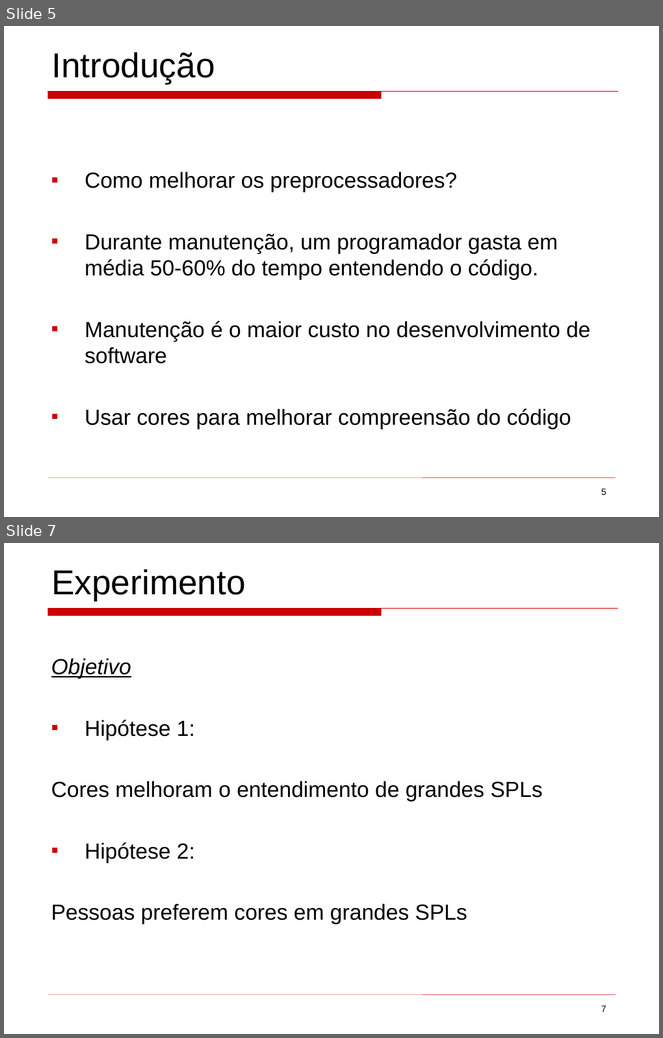
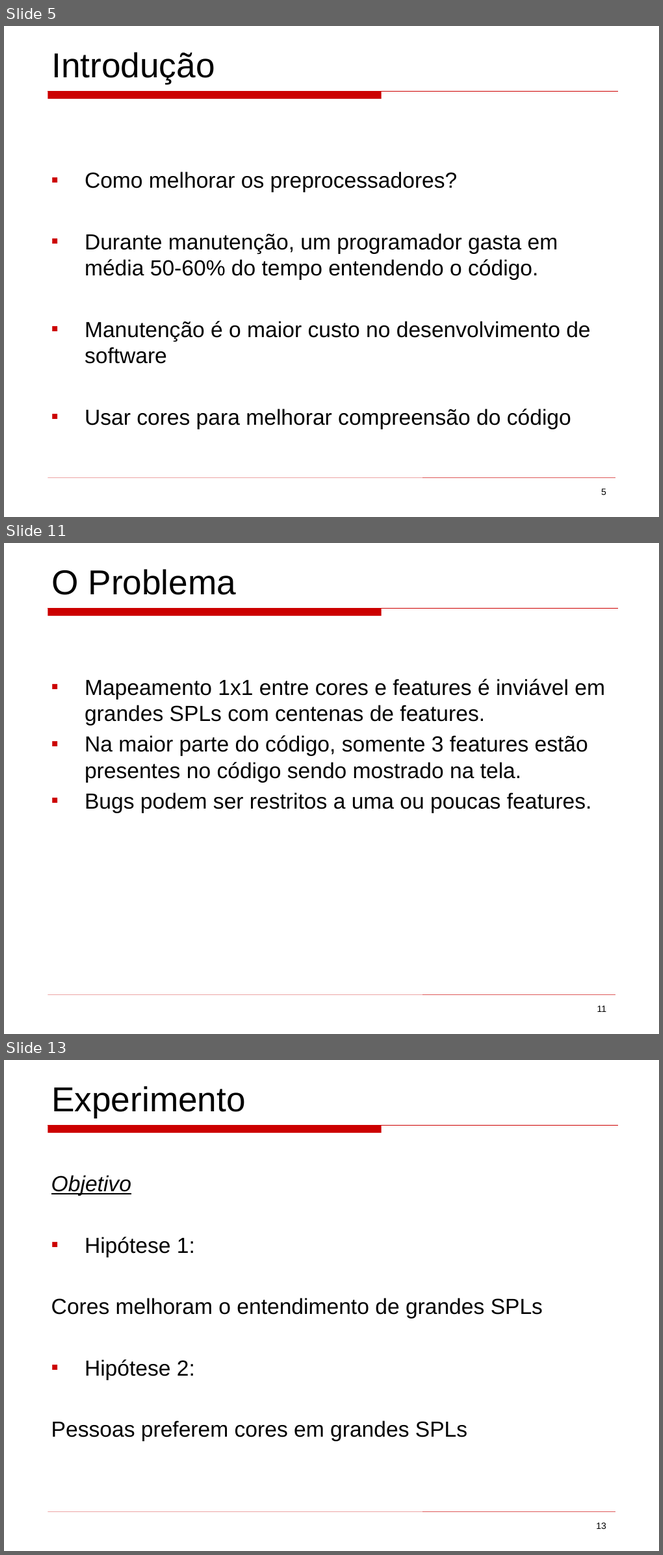
Before and after one commit to mateus51/TPs, a slide deck: ArqSoft/Seminários/background_colors_program_comprehension.ppt. Shown one above the other, each under a label of ours: slides 5 and 7 before the commit, slides 5, 11 and 13 after it; the slides between them are not shown. The pictures are 663x1038 and 663x1555 pixels, drawn with LibreOffice and Linux fonts; fonts in the diff are those of the drawing. Boxes give left, top, right and bottom in pixels: in the first picture for what was removed or moved away, otherwise in the second. Text is boxed around its words. In the diff, an @@ line names an element or a change of style, - is before the commit and + after.

```diff
--- a/ArqSoft/Seminários/background_colors_program_comprehension.ppt
+++ b/ArqSoft/Seminários/background_colors_program_comprehension.ppt
@@ slide 11 added at [4, 543, 659, 1034], background #FFFFFF; not listed: 2 template elements that a slide beside it also shows @@
@@ text added at [51, 569, 237, 595], 38 pt, text #000000 @@
+O Problema
@@ text added at [85, 679, 605, 813], 24 pt, text #000000 @@
+▪ Mapeamento 1x1 entre cores e features é inviável em grandes SPLs com centenas de features.
+▪ Na maior parte do código, somente 3 features estão presentes no código sendo mostrado na tela.
+▪ Bugs podem ser restritos a uma ou poucas features.
@@ page number added at [597, 1006, 607, 1012], 10 pt, text #000000 @@
+11
@@ what was slide 7 is now slide 13 @@
@@ page number at [596, 1523, 607, 1529]: text changed @@
-7
+13
```
Also in this commit, not shown: 2 slides changed, 7 other slides added, 26 slides removed.
